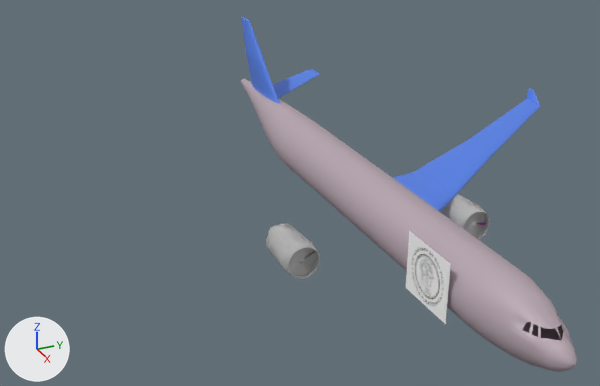
The glTF model public/airplane.glb: old version first, new version second.
The view is the same before and after, from a 50 mm lens placed at (67.0, -36.3, 33.9), pointed at (-1.1, -5.7, -0.1). Arrows for +X, +Y and +Z are at lower left; the lights stay in place. Where no turn or scale is listed for an object, it has been applied to the vertices. Vertices at the same position are counted once.
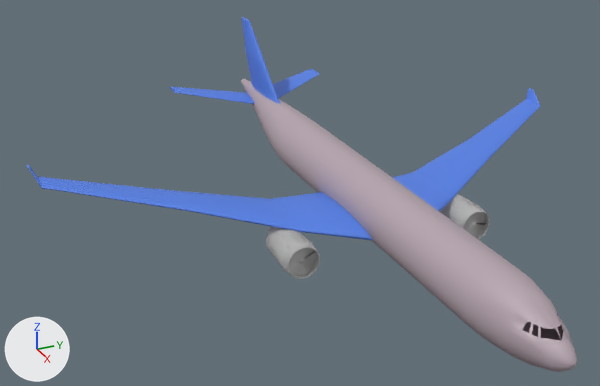
What differs and where, as boxes [x1, y1, x2, y2] in the pictures (600 x 386 px):
'Cylinder', reshaped: before [392, 88, 541, 212]; after [27, 88, 541, 240]
'Logo_Escola-Politécnica-Minerva-com-fundo', deleted: before [406, 231, 451, 324]
'Cylinder.002', reshaped: before [273, 69, 319, 98]; after [170, 69, 319, 104]
part 1 of me_cylinder_001, added (blue): after [27, 165, 372, 240]
part 2 of me_cylinder_003, added (blue): after [170, 87, 255, 104]

Diff of the bpy script that builds the scene:
```diff
--- a/public/airplane.glb.py
+++ b/public/airplane.glb.py
@@ me_cylinder_001 @@
 # used by ob_cylinder; location = (3.63, 0.0, -1.75); rotation_euler = (1.571, 0.0, 3.142), in degrees (90, 0, 180); scale = (-5.89, -0.948, -1.0)
-me_cylinder_001.from_pydata(...)  # 256 vertices, 479 faces; spans x -2.5..1.0, y -5.2..1.0, z -29.9..0.0
+me_cylinder_001.from_pydata(...)  # 480 vertices, 958 faces; spans x -2.5..1.0, y -5.2..1.0, z -29.9..29.9
+# me_cylinder_001 part 1: 224 vertices added at x -2.5..0.7, y -5.2..0.5, z 2.9..29.9
 me_cylinder_001.materials.append(mat_material_007)
@@ me_cylinder_003 @@
 me_cylinder_003.from_pydata(...)  # 64 vertices, 94 faces; spans x -5.87..2.05, y 0.53..9.8, z -0.26..1.39
 # used by ob_cylinder_002; location = (-26.13, 0.0, 1.32)
+# me_cylinder_003 part 2: the loose piece of 64 vertices spanning x -5.87..2.05, y 0.53..9.8, z -0.26..1.39 is copied, and the copy is mirrored in y about the mesh origin; it spans x -5.87..2.05, y -9.8..-0.53, z -0.26..1.39
 me_cylinder_003.materials.append(mat_material_008)
@@ ob_logo_escola_politécnica_minerva_com_fundo @@
-ob_logo_escola_politécnica_minerva_com_fundo = bpy.data.objects.new('Logo_Escola-Politécnica-Minerva-com-fundo', me_logo_escola_politécnica_minerva_com_fundo)
-ob_logo_escola_politécnica_minerva_com_fundo.location = (18.23, -3.21, 0.12)
```
